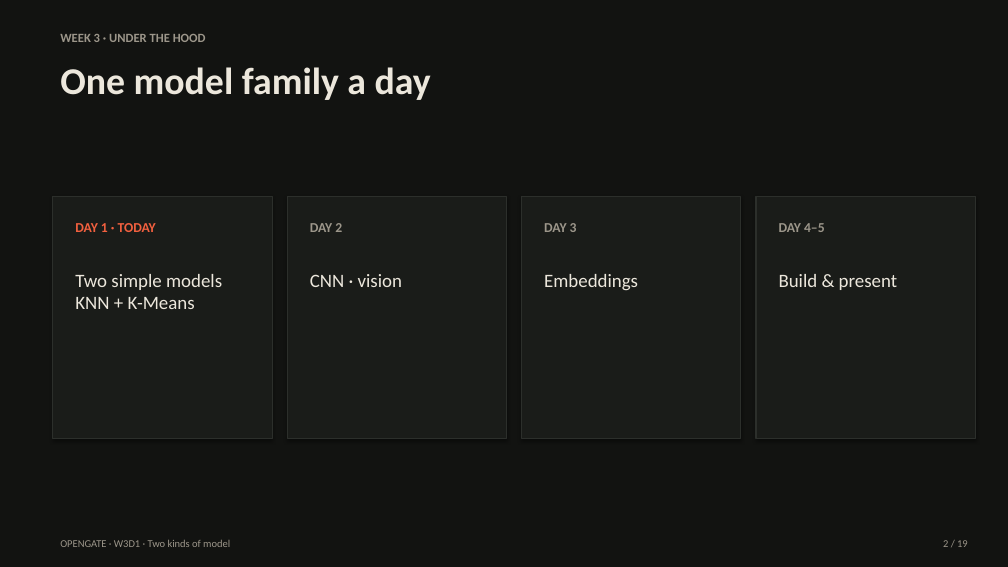
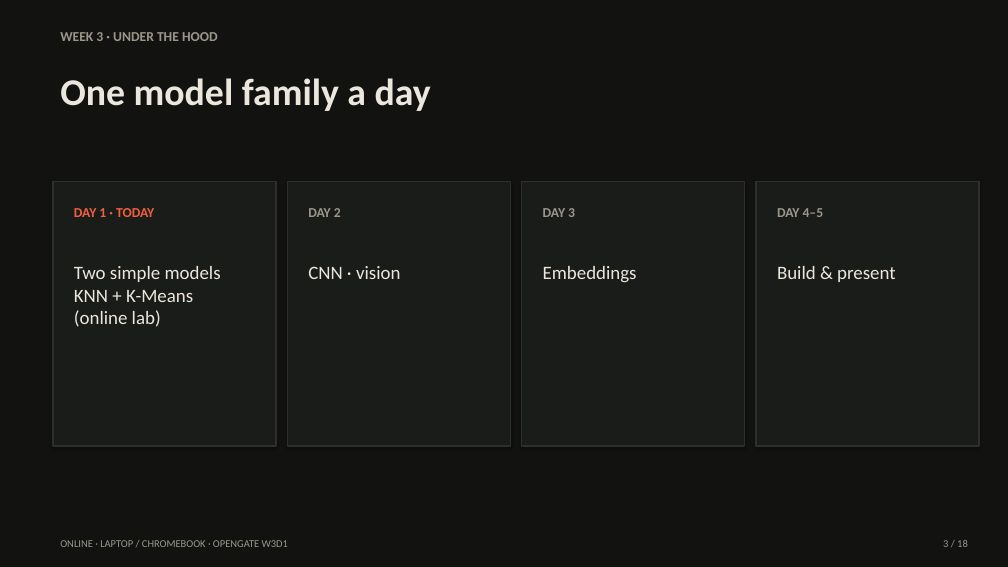
Before and after one commit to lemoon01110/chroma-kmeans-color-lab, a slide deck: slide 3 of opengate-assets/Opengate-W3D1-Two-Kinds-of-Model.pptx (slide 2 before the commit). Drawn at 1008x567 pixels with LibreOffice and Linux fonts; fonts in the diff are those of the drawing. Boxes give left, top, right and bottom in pixels: in the first picture for what was removed or moved away, otherwise in the second. Text is boxed around its words. In the diff, an @@ line names an element or a change of style, - is before the commit and + after.

```diff
--- a/opengate-assets/Opengate-W3D1-Two-Kinds-of-Model.pptx
+++ b/opengate-assets/Opengate-W3D1-Two-Kinds-of-Model.pptx
@@ text "WEEK 3 · UNDER THE ..." at [60, 32, 218, 41]: size 12 to 13 pt; less space between paragraphs @@
@@ text "One model family a day": place and size @@
-text "One model family a day" at [60, 67, 431, 100]
+text "One model family a day" at [60, 78, 431, 111]
@@ rectangle: place and size @@
-rectangle at [53, 197, 272, 439]
+rectangle at [53, 181, 276, 446]
@@ text "DAY 1 · TODAY": place and size @@
-text "DAY 1 · TODAY" at [75, 223, 156, 232]
+text "DAY 1 · TODAY" at [74, 208, 154, 217]
@@ rectangle: place and size @@
-rectangle at [287, 197, 507, 439]
+rectangle at [287, 181, 510, 446]
@@ text "DAY 2": place and size @@
-text "DAY 2" at [310, 223, 342, 232]
+text "DAY 2" at [308, 208, 341, 217]
@@ rectangle: place and size @@
-rectangle at [522, 197, 741, 439]
+rectangle at [522, 181, 745, 446]
@@ text "DAY 3": place and size @@
-text "DAY 3" at [544, 223, 577, 232]
+text "DAY 3" at [543, 208, 575, 217]
@@ outline #2C2F2B 1 pt to #2C2F2B 1.25 pt in 4 elements at [53, 181, 276, 446], [287, 181, 510, 446], [522, 181, 745, 446], [756, 181, 979, 446] @@
@@ rectangle: place and size @@
-rectangle at [756, 197, 975, 439]
+rectangle at [756, 181, 979, 446]
@@ less space between paragraphs in 8 elements at [60, 78, 431, 111], [308, 266, 400, 279], [543, 266, 637, 283], [777, 266, 895, 282], [74, 208, 154, 217], [308, 208, 341, 217], [543, 208, 575, 217], [777, 208, 824, 217] @@
@@ text "DAY 4–5": place and size @@
-text "DAY 4–5" at [779, 223, 825, 232]
+text "DAY 4–5" at [777, 208, 824, 217]
@@ text at [74, 266, 221, 327]: text changed @@
-Two simple models
-KNN + K-Means
+Two simple models
+KNN + K-Means
+(online lab)
@@ text "CNN · vision": place and size @@
-text "CNN · vision" at [310, 274, 402, 287]
+text "CNN · vision" at [308, 266, 400, 279]
@@ text "Embeddings": place and size @@
-text "Embeddings" at [544, 274, 638, 290]
+text "Embeddings" at [543, 266, 637, 283]
@@ text "Build & present": place and size @@
-text "Build & present" at [779, 274, 897, 290]
+text "Build & present" at [777, 266, 895, 282]
@@ text at [60, 540, 288, 547]: text changed @@
-OPENGATE · W3D1 · Two kinds of model
+ONLINE · LAPTOP / CHROMEBOOK · OPENGATE W3D1
```
Also in this commit, not shown: 8 other slides changed, 9 slides added, 10 slides removed, 1 other file.
